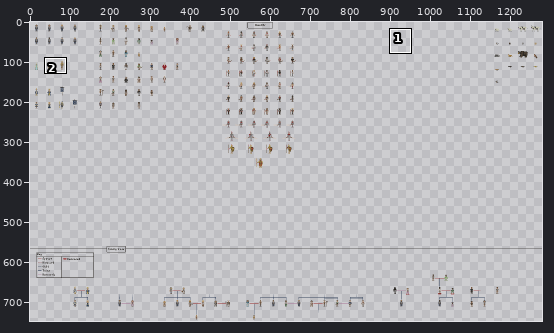
File history of a sprite sheet, Assets/Development/Dev_Characters/CharacterSheet.png. The picture above shows the old version from afar; the outline marks the close-up.
Close-up. First the earlier version:
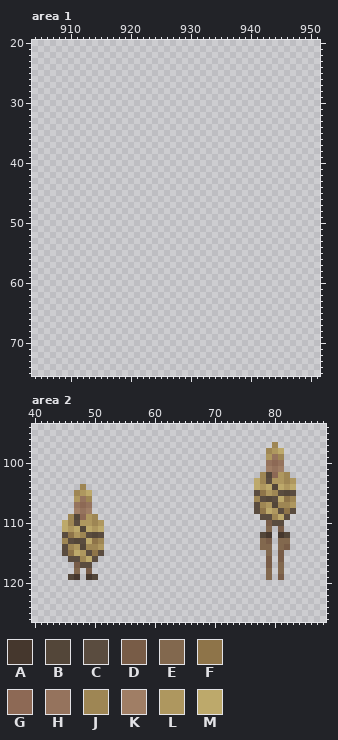
The file is 1280x1280 pixels. Colours within 5 levels of each other are drawn and written as one. Shown: area 1: x 904..951, y 20..75; area 2: x 40..88, y 94..126. The wide view leaves out empty margins. The commit also changed other parts of the picture, which this record leaves out.
Palette (. is transparent): A #45372d  B #534639  C #5a4c3f  D #785c47  E #82684e  F #8e7449  G #8d6955  H #95735d  J #9e8654  K #a07e65  L #ae975f  M #bda96b
Pixels before, area 1 (only the part around the change), first column x 904:
20 ................................................
21 ................................................
22 ................................................
23 ................................................
24 ................................................
25 ................................................
26 ................................................
27 ................................................
28 ................................................
29 ................................................
30 ................................................
31 ................................................
32 ................................................
33 ................................................
34 ................................................
35 ................................................
36 ................................................
37 ................................................
38 ................................................
39 ................................................
40 ................................................
41 ................................................
42 ................................................
43 ................................................
44 ................................................
45 ................................................
46 ................................................
47 ................................................
48 ................................................
49 ................................................
50 ................................................
51 ................................................
52 ................................................
53 ................................................
54 ................................................
55 ................................................
56 ................................................
57 ................................................
58 ................................................
59 ................................................
60 ................................................
61 ................................................
62 ................................................
63 ................................................
64 ................................................
65 ................................................
66 ................................................
67 ................................................
68 ................................................
69 ................................................
70 ................................................
71 ................................................
72 ................................................
73 ................................................
74 ................................................
75 ................................................
Pixels before, area 2, first column x 45:
 97 ...................................J...
 98 ..................................JLM..
 99 ..................................LHJ..
100 ..................................HGH..
101 ..................................KHK..
102 .................................JBGLJ.
103 ................................MJCLLJL
104 ...J............................MLMBMLM
105 ..JLM...........................CFLJCBC
106 ..LHJ...........................JCBCMFJ
107 ..HGH...........................CJLBJJL
108 ..KHK...........................CFMLCFC
109 .JBGLJ...........................CCJMC.
110 MJCLLJL...........................DCC..
111 MLMBMLM...........................E.D..
112 CFLJCBC..........................BA.AB.
113 JCBCMFJ..........................ED.EE.
114 CJLBJJL..........................EE.ED.
115 CFMLCFC...........................E.D..
116 .CCJMC............................D.D..
117 ..DCC.............................D.E..
118 ..E.D.............................E.E..
119 .BA.AB............................E.D..
After the commit:
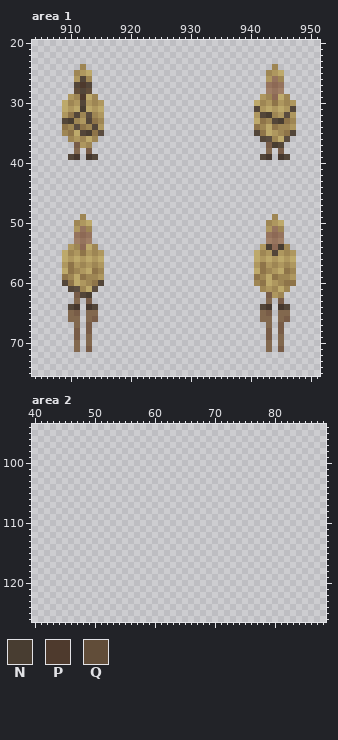
Colours new in this view: N #483d31  P #4e3a2d  Q #614d39
What changed:
Area 1:
y 24: x 912 . -> J; x 944 . -> J
y 25: x 911..913 ... -> JLM; x 943..945 ... -> JLM
y 26: x 911..913 ... -> LBJ; x 943..945 ... -> LHJ
y 27: x 911..913 ... -> BPB; x 943..945 ... -> HGH
y 28: x 911..913 ... -> QBQ; x 943..945 ... -> KHK
y 29: x 910..914 ..... -> LJPMJ; x 942..946 ..... -> LJGMJ
y 30: x 909..915 ....... -> MJLBLJL; x 941..947 ....... -> MJLFLJL
y 31: x 909..915 ....... -> MLMNMLM; x 941..947 ....... -> BLMLMLB
y 32: x 909..915 ....... -> LFBJCJL; x 941..947 ....... -> LBNJLCL
y 33: x 909..915 ....... -> BNJLBFJ; x 941..947 ....... -> MFJBNFJ
y 34: x 909..915 ....... -> FJCFJBL; x 941..947 ....... -> FJMFJJL
y 35: x 909..915 ....... -> JFMBNFC; x 941..947 ....... -> BFMLJFB
y 36: x 910..914 ..... -> JLJMJ; x 942..946 ..... -> BCJMC
y 37: x 911..913 ... -> DLJ; x 943..945 ... -> DNB
y 38: x 911 . -> E; x 913 . -> D; x 943 . -> E; x 945 . -> D
y 39: x 910..911 .. -> BA; x 913..914 .. -> AB; x 942..943 .. -> BA; x 945..946 .. -> AB
y 49: x 912 . -> J; x 944 . -> J
y 50: x 911..913 ... -> JLM; x 943..945 ... -> JLM
y 51: x 911..913 ... -> LHJ; x 943..945 ... -> LHJ
y 52: x 911..913 ... -> HGH; x 943..945 ... -> HGH
y 53: x 911..913 ... -> KHK; x 943..945 ... -> KHK
y 54: x 910..914 ..... -> LJGMJ; x 942..946 ..... -> LNGNJ
y 55: x 909..915 ....... -> MJLFLJL; x 941..947 ....... -> MJLBLJL
y 56: x 909..915 ....... -> MLMLMLM; x 941..947 ....... -> MLMLMLM
y 57: x 909..915 ....... -> LFLJLJL; x 941..947 ....... -> LFLJLJL
y 58: x 909..915 ....... -> MFJLMFJ; x 941..947 ....... -> MFJLMFJ
y 59: x 909..915 ....... -> FJMFJJL; x 941..947 ....... -> FJMFJJL
y 60: x 909..915 ....... -> BFMLJFB; x 941..947 ....... -> JFMLJFF
y 61: x 910..914 ..... -> BCJMC; x 942..946 ..... -> JLJMJ
y 62: x 911..913 ... -> DBN; x 943..945 ... -> DLJ
y 63: x 911 . -> E; x 913 . -> D; x 943 . -> E; x 945 . -> D
y 64: x 910..911 .. -> BA; x 913..914 .. -> AB; x 942..943 .. -> BA; x 945..946 .. -> AB
y 65: x 910..911 .. -> ED; x 913..914 .. -> EE; x 942..943 .. -> ED; x 945..946 .. -> EE
y 66: x 910..911 .. -> EE; x 913..914 .. -> ED; x 942..943 .. -> EE; x 945..946 .. -> ED
y 67: x 911 . -> E; x 913 . -> D; x 943 . -> E; x 945 . -> D
y 68: x 911 . -> D; x 913 . -> D; x 943 . -> D; x 945 . -> D
y 69: x 911 . -> D; x 913 . -> E; x 943 . -> D; x 945 . -> E
y 70: x 911 . -> E; x 913 . -> E; x 943 . -> E; x 945 . -> E
y 71: x 911 . -> E; x 913 . -> D; x 943 . -> E; x 945 . -> D
Area 2:
y 97: x 80 J -> .
y 98: x 79..81 JLM -> ...
y 99: x 79..81 LHJ -> ...
y 100: x 79..81 HGH -> ...
y 101: x 79..81 KHK -> ...
y 102: x 78..82 JBGLJ -> .....
y 103: x 77..83 MJCLLJL -> .......
y 104: x 48 J -> .; x 77..83 MLMBMLM -> .......
y 105: x 47..49 JLM -> ...; x 77..83 CFLJCBC -> .......
y 106: x 47..49 LHJ -> ...; x 77..83 JCBCMFJ -> .......
y 107: x 47..49 HGH -> ...; x 77..83 CJLBJJL -> .......
y 108: x 47..49 KHK -> ...; x 77..83 CFMLCFC -> .......
y 109: x 46..50 JBGLJ -> .....; x 78..82 CCJMC -> .....
y 110: x 45..51 MJCLLJL -> .......; x 79..81 DCC -> ...
y 111: x 45..51 MLMBMLM -> .......; x 79 E -> .; x 81 D -> .
y 112: x 45..51 CFLJCBC -> .......; x 78..79 BA -> ..; x 81..82 AB -> ..
y 113: x 45..51 JCBCMFJ -> .......; x 78..79 ED -> ..; x 81..82 EE -> ..
y 114: x 45..51 CJLBJJL -> .......; x 78..79 EE -> ..; x 81..82 ED -> ..
y 115: x 45..51 CFMLCFC -> .......; x 79 E -> .; x 81 D -> .
y 116: x 46..50 CCJMC -> .....; x 79 D -> .; x 81 D -> .
y 117: x 47..49 DCC -> ...; x 79 D -> .; x 81 E -> .
y 118: x 47 E -> .; x 49 D -> .; x 79 E -> .; x 81 E -> .
y 119: x 46..47 BA -> ..; x 49..50 AB -> ..; x 79 E -> .; x 81 D -> .
Boxes around the changes in both close-ups, in picture pixels (x1, y1, x2, y2):
added: (62, 64, 104, 160)
added: (254, 64, 296, 160)
added: (62, 214, 104, 352)
added: (254, 214, 296, 352)
erased: (254, 442, 296, 580)
erased: (62, 484, 104, 580)
